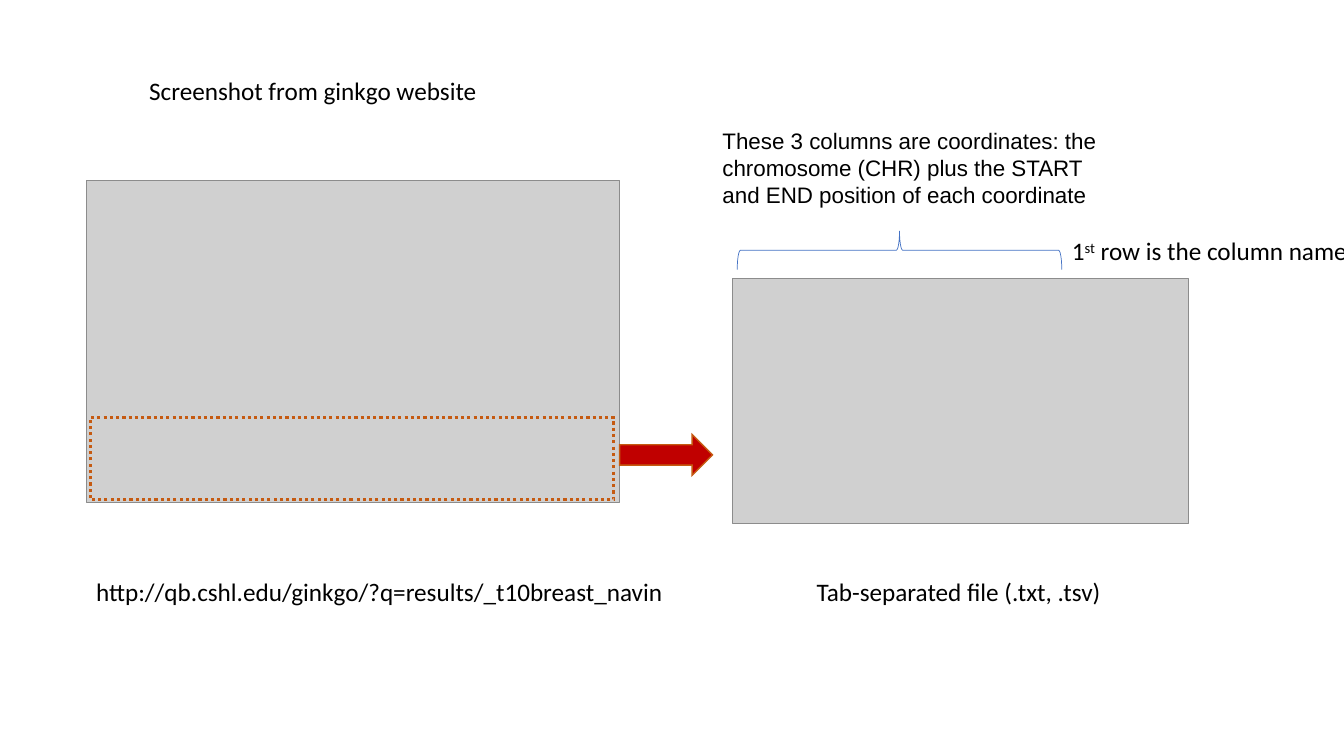
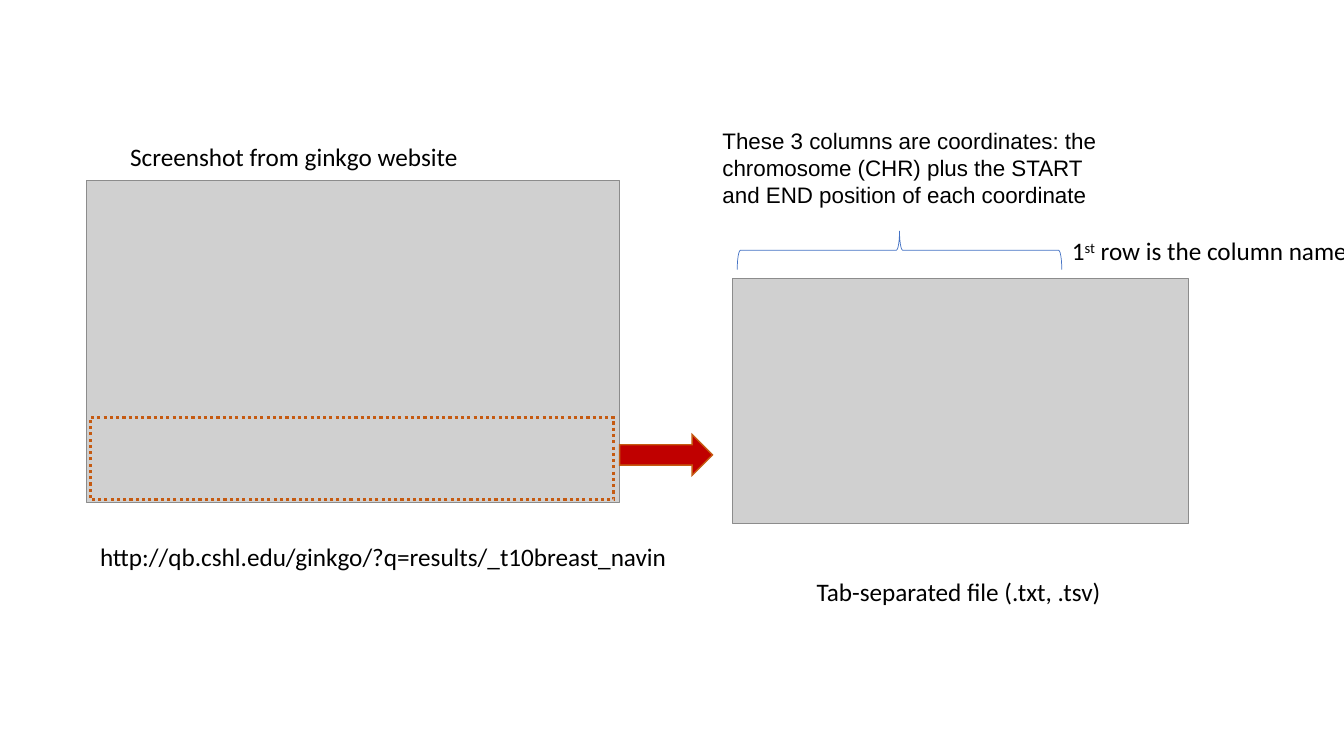
Before and after one commit to dpique/aneuVis, a slide deck: slide 2 of manuscript/aneuvis_figures.pptx (slide 3 before the commit). Drawn at 1344x756 pixels with LibreOffice and Linux fonts; fonts in the diff are those of the drawing; grey boxes stand for pictures. Boxes give left, top, right and bottom in pixels: in the first picture for what was removed or moved away, otherwise in the second. Text is boxed around its words. In the diff, an @@ line names an element or a change of style, - is before the commit and + after.

```diff
--- a/manuscript/aneuvis_figures.pptx
+++ b/manuscript/aneuvis_figures.pptx
@@ text "Screenshot from ginkgo website": place and size @@
-text "Screenshot from ginkgo website" at (149, 82, 476, 105)
+text "Screenshot from ginkgo website" at (130, 148, 458, 171)
@@ text "http://qb.cshl.edu/ginkgo/?q=results/_t10breast_navin": place and size @@
-text "http://qb.cshl.edu/ginkgo/?q=results/_t10breast_navin" at (96, 583, 662, 606)
+text "http://qb.cshl.edu/ginkgo/?q=results/_t10breast_navin" at (100, 548, 666, 571)
```
Also in this commit, not shown: 1 other slide changed, 2 slides added, 13 other files.
